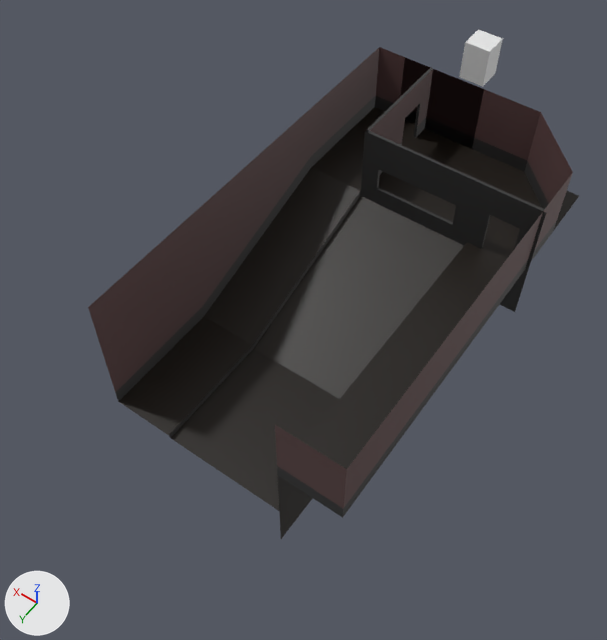
Two versions of the FBX model Assets/Models/FBX_Theatre.fbx, one commit apart.
Camera for both pictures: a 50 mm lens placed at (-4.22, 9.93, 9.7), pointed at (0.51, 3.31, -0.7). Arrows for +X, +Y and +Z are at lower left; the lights stay in place. Where no turn or scale is listed for an object, it has been applied to the vertices.
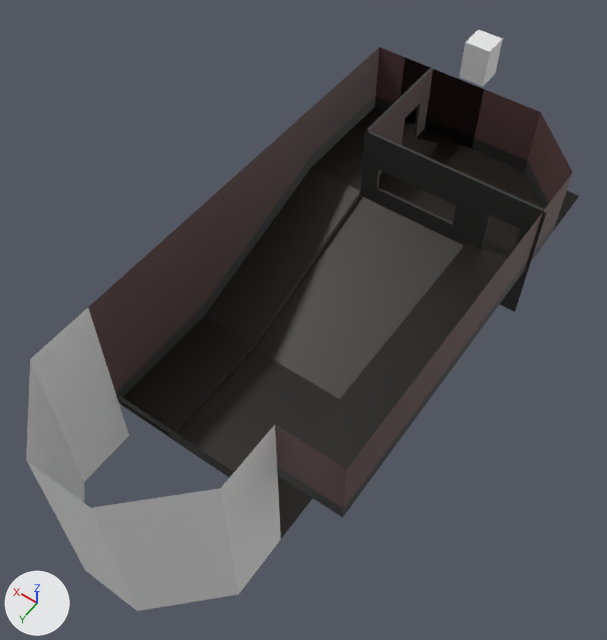
Pixel boxes [x1, y1, x2, y2] of what changed, in the pictures (607 x 640 px):
'Plane', reshaped (7% wider, 15% taller)
    before: [88, 47, 573, 539]
    after: [53, 47, 573, 611]
'Plane.002', reshaped (93% wider, 12% taller)
    before: [275, 212, 543, 518]
    after: [26, 212, 543, 554]
part 1 of me_plane_002, added
    after: [26, 308, 278, 554]
part 2 of me_plane, added
    after: [53, 364, 281, 611]

Diff of the bpy script that builds the scene:
```diff
--- a/Assets/Models/FBX_Theatre.fbx.py
+++ b/Assets/Models/FBX_Theatre.fbx.py
@@ mat_material_003 @@
+mat_material_003 = principled_material('Material.003')
+mat_material_003.base_color = (0.8, 0.8, 0.8)  # white #e7e7e7
@@ mat_material_004 @@
+mat_material_004 = principled_material('Material.004')
+mat_material_004.base_color = (0.8, 0.8, 0.8)  # white #e7e7e7
@@ me_plane_002 @@
 # used by ob_plane_002; location = (0.0, 0.0, 0.0)
-me_plane_002.from_pydata(...)  # 9 vertices, 4 faces; spans x -2.0..-1.0, y 1.0..6.0, z 0.0..1.25
+me_plane_002.from_pydata(...)  # 24 vertices, 14 faces; spans x -2.0..2.0, y 1.0..8.0, z 0.0..1.25
+# me_plane_002 part 1
+# 15 vertices are added at x -1.0..2.0, y 6.0..8.0, z 0.0..1.25
+# 10 new faces join them, mat_material_004 (white #e7e7e7)
 me_plane_002.materials.append(mat_material)
 me_plane_002.materials.append(mat_material_001)
+me_plane_002.materials.append(mat_material_004)  # white #e7e7e7
@@ me_plane @@
 me_plane.from_pydata(...)  # 96 vertices, 57 faces; spans x -2.05..2.0, y -1.0..6.0, z -2.0..1.25
 # used by ob_plane; location = (0.0, 0.0, 0.0)
 # verts and faces of me_plane; kept vertices keep their numbers, new ones are numbered from 96
 # before: 5 (-1.0, 6.0, 0.0) at pixel (277, 475), 11 (-1.0, 6.0, -2.0) at pixel (280, 539), 38 (1.0, 5.98, -1.1) at pixel (170, 438), 39 (-1.0, 5.98, -1.1) at pixel (280, 511)
+# me_plane part 2
+verts[96] = (-1.0, 7.0, -2.0)  # pixel (238, 594)
+verts[97] = (0.0, 8.0, -2.0)  # pixel (137, 610)
+verts[98] = (1.0, 8.0, -2.0)  # pixel (85, 570)
+verts[99] = (2.0, 7.0, -2.0)  # pixel (84, 481)
+verts[100] = (2.0, 6.0, -2.0)  # pixel (129, 435)
+for new, old in zip([*range(101, 106)], [*range(96, 101)]): verts[new] = verts[old] + (0.0, 0.0, 2.0)
+verts[106] = (1.0, 5.98, -0.8)  # pixel (167, 427)
+verts[107] = (-1.0, 5.98, -0.8)  # pixel (279, 502)
+verts[108] = (2.0, 5.98, -1.1)  # pixel (120, 404)
+verts[109] = (2.0, 5.98, -0.8)  # pixel (116, 393)
+faces += [(5, 11, 96, 101), (96, 97, 102, 101), (97, 98, 103, 102), (98, 99, 104, 103), (99, 100, 105, 104)]  # mat_material_003 (white #e7e7e7)
+faces += [(38, 106, 107, 39), (38, 108, 109, 106)]  # mat_material (black #323232)
 me_plane.materials.append(mat_material)
@@ me_plane @@
 me_plane.materials.append(mat_material_002)
+me_plane.materials.append(mat_material_003)  # white #e7e7e7
```
